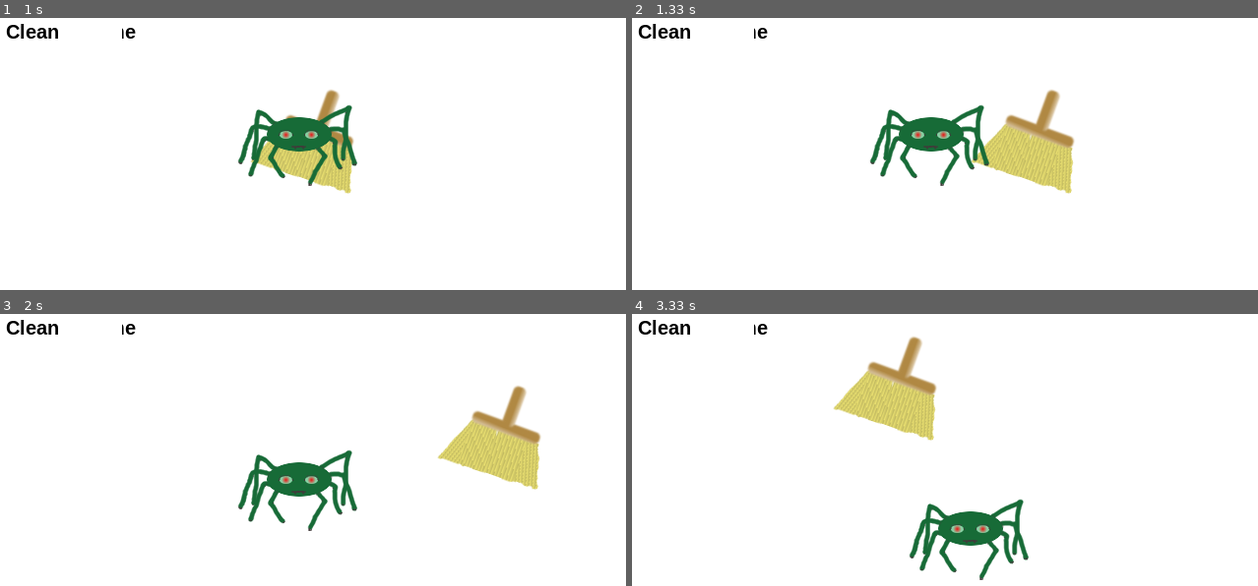
Above: before the commit, frames 1-4 (two rows, left to right).
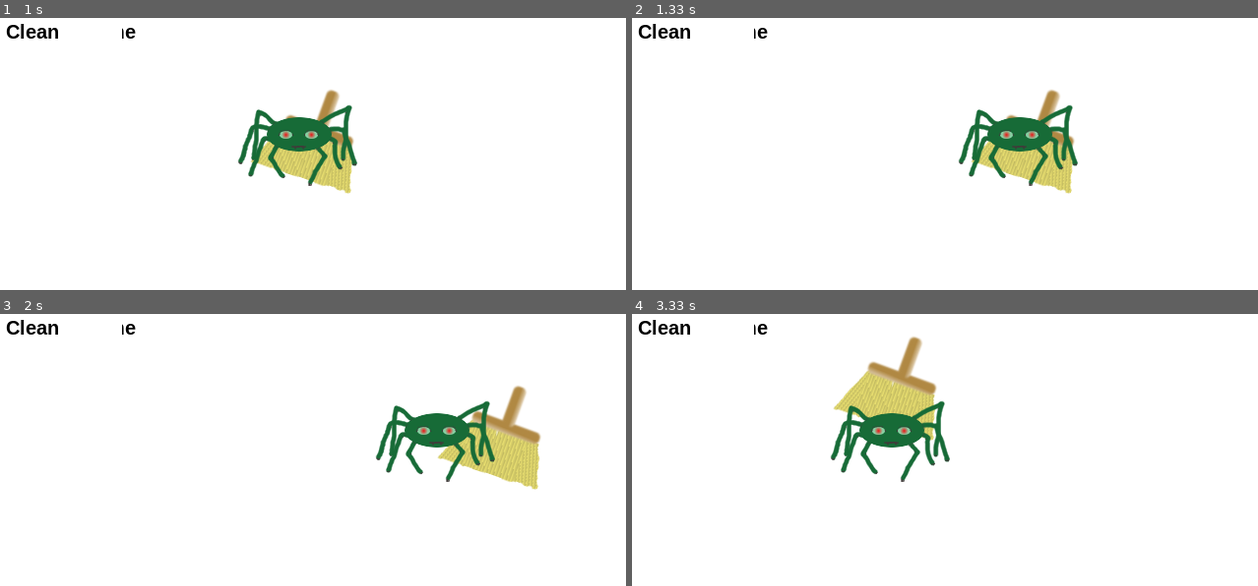
Above: after the commit, the same moments.

Repository: beatriceliang/RustyHeart
Game: pygame game, started from rustyplay.py
The game is run twice, just before and just after one commit, with the same random seed, the same clock (stepped at 60 frames per second) and the same inputs. The source is Python 2; it was converted automatically to run under Python 3.
Inputs (mouse positions are in pixels of both pictures, inside the frame that each line leads up to):
- Up to frame 1 (1 s): hold Space 0.33-0.8 s; hold Right 0.33-0.8 s; move the mouse to (287, 265) at 0.37 s; hold Right from 0.83 s (still down); move the mouse to (513, 232) at 0.87 s; tap Space at 0.9 s
- Up to frame 2 (1.33 s): tap Space at 1.2 s; release Right at 1.3 s
- Up to frame 3 (2 s): hold Up 1.33-1.63 s; move the mouse to (313, 572) at 1.37 s; tap Space at 1.4, 1.73 s; hold Right from 1.67 s (still down); move the mouse to (156, 545) at 1.7 s
- Up to frame 4 (3.33 s): tap Space at 2.03, 2.23, 2.53, 2.8, 3.1, 3.23 s; release Right at 2.13 s; hold Left 2.17-2.7 s; move the mouse to (outside the picture) at 2.2 s; hold Left 2.73-3.13 s; move the mouse to (outside the picture) at 2.77 s; hold Up from 3.17 s (still down); move the mouse to (1032, 376) at 3.2 s

Frame 1 is identical in both runs. In frame 2, 4.3% of the frame differs, in the area x 38-72%, y 31-62%; in frame 3, 4.7%, in the area x 38-80%, y 31-80%; in frame 4, 4.7%.

Commit message:
Update rustyplay.py

Diff:
--- a/rustyplay.py
+++ b/rustyplay.py
@@ -137,7 +137,7 @@
                     rus.state = "jumpup"
                     count = 0
             if event.key == pygame.K_SPACE:
-                if(rus.location[0]<cbox.location[0]+cboxdudeRect.width/2 and rus.location[0]>cbox.location[0]-cboxdudeRect.width/2):
+                if(rus.location[0]<cbox.location[0]+cboxdudeRect.width and rus.location[0]>cbox.location[0]-cboxdudeRect.width):
                     cbox.picked = "pickedup"
 
         if event.type == pygame.KEYUP:
